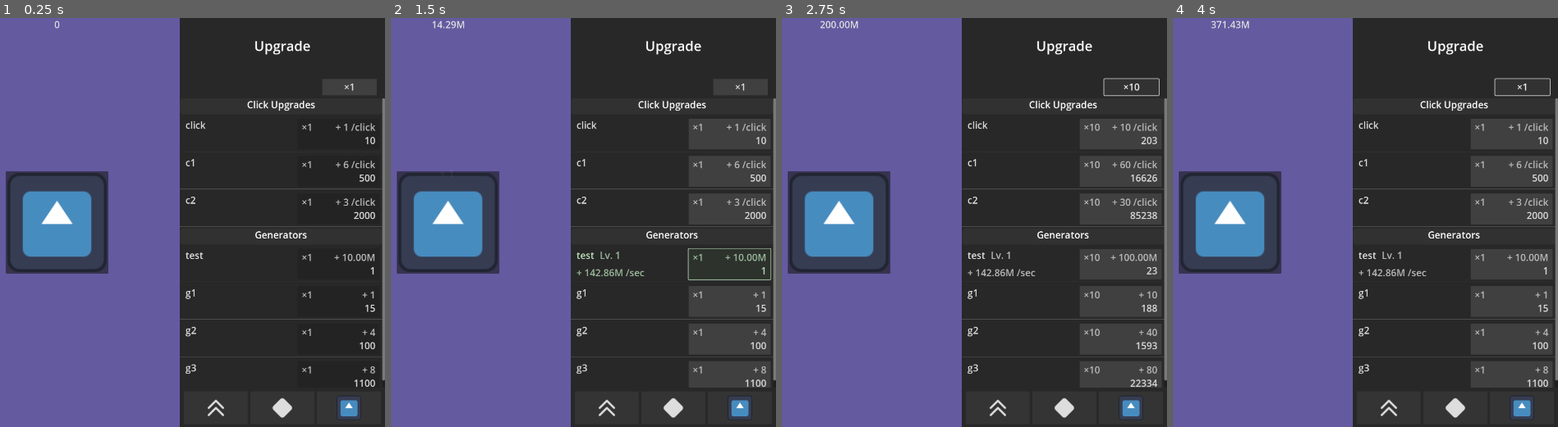
Above: before the commit, frames 1-4 (left to right).
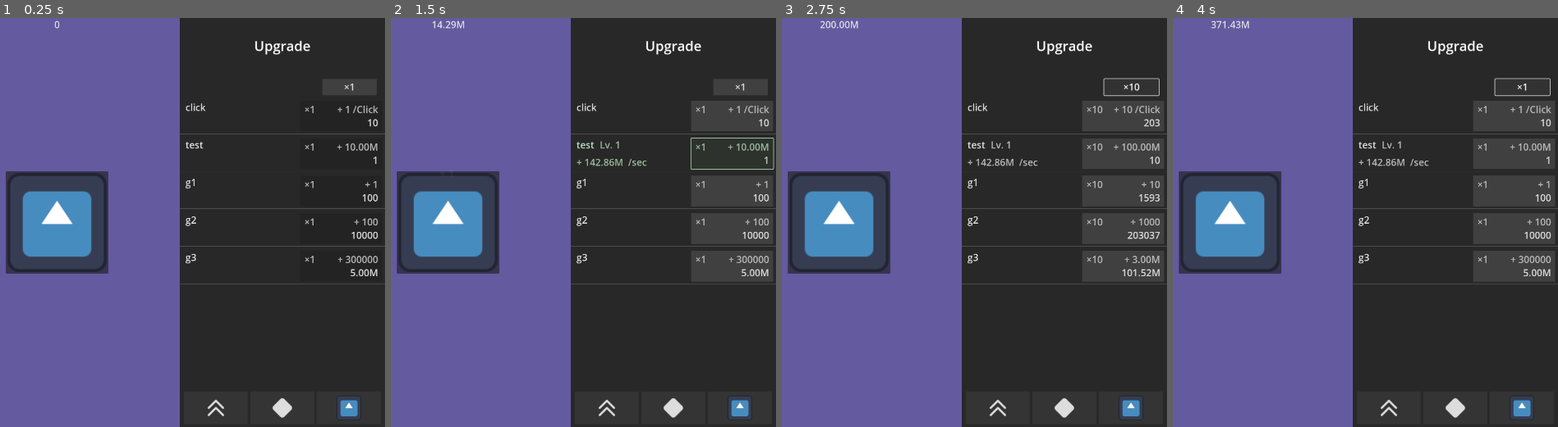
Above: after the commit, the same moments.

Repository: rwajm/godot-clicker
Game: Godot game, scene res://scenes/main.tscn
Same seed, same stepped clock (60 frames per second), same inputs: the game is played once before the commit and once after it. The engine's default icon, where the game draws it, is replaced by a stand-in: a white triangle on a blue panel in a dark square.
Inputs (mouse positions are in pixels of both pictures, inside the frame that each line leads up to; where the layout moved, square brackets give the same spot in the first picture):
- Up to frame 1 (0.25 s): no input
- Up to frame 2 (1.5 s): click (448, 222) at 0.5 s; click (733, 152) [729, 263] at 1.25 s
- Up to frame 3 (2.75 s): click "×1" at 2 s
- Up to frame 4 (4 s): click "×10" at 2.75 s; click "×100" at 3.5 s

The runs differ from the first frame. In frame 1, 3.4% of the frame differs, in the area x 46-100%, y 19-91%; in frame 2, 3.8%; in frame 3, 4.1%; in frame 4, 3.6%.

Commit message:
MineGenerator 클래스 책임 분리
mine_generator 클래스를
mine_item, mine_generator, mine_click 3개 클래스로 분리
mine_def.gd에서 click_upgrades 삭제, generators에 click 통합
def 파일 값 일부 수정

Diff:
--- a/scenes/sidemenu_generator.gd
+++ b/scenes/sidemenu_generator.gd
@@ -18,23 +18,8 @@
 
 	var upgrade_item_scene = preload("res://scenes/upgrade_item.tscn")
 
-	# 클릭 업그레이드
-	if not MineDefs.click_upgrades.is_empty():
-		_add_category_header("Click Upgrades")
-
-		var click_ids = MineDefs.click_upgrades.keys()
-		#click_ids.sort() #정렬(추후)
-
-		for upgrade_id in click_ids:
-			var upgrade_item = upgrade_item_scene.instantiate()
-			upgrade_container.add_child(upgrade_item)
-			upgrade_item.setup_upgrade(upgrade_id)
-			upgrade_item.set_purchase_quantity(purchase_quantity)
-
 	# 발전기
 	if not MineDefs.generators.is_empty():
-		_add_category_header("Generators")
-
 		var generator_ids = MineDefs.generators.keys()
 		#generator_ids.sort() #정렬(추후)
 
@@ -43,24 +28,6 @@
 			upgrade_container.add_child(upgrade_item)
 			upgrade_item.setup_upgrade(generator_id)
 			upgrade_item.set_purchase_quantity(purchase_quantity)
-
-func _add_category_header(title: String):
-	var header = Label.new()
-	header.text = title
-	header.horizontal_alignment = HORIZONTAL_ALIGNMENT_CENTER
-	header.add_theme_font_size_override("font_size", 28)
-	header.add_theme_color_override("font_color", Color.WHITE)
-	header.custom_minimum_size.y = 48
-
-	var style_box = StyleBoxFlat.new()
-	style_box.bg_color = Color(0.2, 0.2, 0.2, 0.8)
-	style_box.corner_radius_top_left = 8
-	style_box.corner_radius_top_right = 8
-	style_box.corner_radius_bottom_left = 8
-	style_box.corner_radius_bottom_right = 8
-	header.add_theme_stylebox_override("normal", style_box)
-
-	upgrade_container.add_child(header)
 
 func _on_quantity_selector_pressed():
 	current_quantity_index = (current_quantity_index + 1) % purchase_quantities.size()
--- /dev/null
+++ b/scripts/defs/mine_click.gd
@@ -0,0 +1,10 @@
+class_name MineClick
+extends MineItem
+
+func _init(id: String) -> void:
+	super(id)
+
+func trigger_click() -> float:
+	if level > 0:
+		return base_yield * level * current_yield_multiplier
+	return 0.0
--- a/scripts/defs/mine_def.gd
+++ b/scripts/defs/mine_def.gd
@@ -1,8 +1,8 @@
 class_name MineDefs
 extends RefCounted
 
-# 클릭 업그레이드 목록 (interval == 0 => 클릭 트리거)
-static var click_upgrades = {
+# 발전기 목록
+static var generators = {
 	"click": {
 		"name": "click",
 		"description": "click upgrade",
@@ -12,33 +12,11 @@
 		"yield_multiplier": 1.0,
 		"interval": 0.0
 	},
-	"c1": {
-		"name": "c1",
-		"description": "click upgrade 1",
-		"base_cost": 500.0,
-		"cost_multiplier": 1.25,
-		"yield": 5.0,
-		"yield_multiplier": 1.2,
-		"interval": 0.0
-	},
-	"c2": {
-		"name": "c2",
-		"description": "click upgrade 2",
-		"base_cost": 2000.0,
-		"cost_multiplier": 1.3,
-		"yield": 2.0,
-		"yield_multiplier": 1.5,
-		"interval": 0.0
-	}
-}
-
-# 발전기 목록
-static var generators = {
 	"test": {
 		"name": "test",
 		"description": "test generator",
 		"base_cost": 1.0,
-		"cost_multiplier": 1.15,
+		"cost_multiplier": 1.0,
 		"yield": 10000000.0,
 		"yield_multiplier": 1.0,
 		"interval": 0.07
@@ -46,28 +24,102 @@
 	"g1": {
 		"name": "g1",
 		"description": "generator 1",
-		"base_cost": 15.0,
-		"cost_multiplier": 1.05,
+		"base_cost": 100.0,
+		"cost_multiplier": 1.1,
 		"yield": 1.0,
 		"yield_multiplier": 1.0,
-		"interval": 1.0
+		"interval": 10.0
 	},
 	"g2": {
 		"name": "g2",
 		"description": "generator 2",
-		"base_cost": 100.0,
-		"cost_multiplier": 1.10,
-		"yield": 4.0,
+		"base_cost": 10000.0,
+		"cost_multiplier": 1.15,
+		"yield": 100.0,
 		"yield_multiplier": 1.0,
-		"interval": 0.5
+		"interval": 5.0
 	},
 	"g3": {
 		"name": "g3",
 		"description": "generator 3",
-		"base_cost": 1100.0,
+		"base_cost": 5000000.0,
 		"cost_multiplier": 1.15,
-		"yield": 8.0,
+		"yield": 300000.0,
 		"yield_multiplier": 1.0,
-		"interval": 0.25
+		"interval": 60.0
 	},
 }
+
+# 발전기 업그레이드 목록
+static var upgrades = {
+	"click_m": {
+		"name": "click_m",
+		"description": "x2 click yield multiplier",
+		"target_generator": "click",
+		"upgrade_type": "yield_multiplier",
+		"base_cost": 1000.0,
+		"cost_multiplier": 150,
+		"multiply_value": 5.0,
+		"max_level": 50,
+	},
+	"g1_m": {
+		"name": "g1_m",
+		"description": "x20 g1 yield multiplier",
+		"target_generator": "g1",
+		"upgrade_type": "yield_multiplier",
+		"base_cost": 1000.0,
+		"cost_multiplier": 1500,
+		"multiply_value": 5.0,
+		"max_level": 6,
+	},
+	"g1_i": {
+		"name": "g1_i",
+		"description": "x2 g1 speed",
+		"target_generator": "g1",
+		"upgrade_type": "interval",
+		"base_cost": 200.0,
+		"cost_multiplier": 150,
+		"multiply_value": 2.0,
+		"max_level": 10
+	},
+	"g2_m": {
+		"name": "g2_m",
+		"description": "x3 g2 yield multiplier",
+		"target_generator": "g2",
+		"upgrade_type": "yield_multiplier",
+		"base_cost": 80000.0,
+		"cost_multiplier": 200,
+		"multiply_value": 3.0,
+		"max_level": 15
+	},
+	"g2_i": {
+		"name": "g2_i",
+		"description": "x1.5 g2 speed",
+		"target_generator": "g2",
+		"upgrade_type": "interval",
+		"base_cost": 1500.0,
+		"cost_multiplier": 100,
+		"multiply_value": 1.5,
+		"max_level": 12,
+	},
+	"g3_m": {
+		"name": "g3_m",
+		"description": "x12 g3 yield multiplier",
+		"target_generator": "g3",
+		"upgrade_type": "yield_multiplier",
+		"base_cost": 5000.0,
+		"cost_multiplier": 400,
+		"multiply_value": 12.0,
+		"max_level": 5
+	},
+	"g3_i": {
+		"name": "g3_i",
+		"description": "x1.25 g3 speed",
+		"target_generator": "g3",
+		"upgrade_type": "interval",
+		"base_cost": 80000.0,
+		"cost_multiplier": 1000,
+		"multiply_value": 1.25,
+		"max_level": 30,
+	}
+}
--- a/scripts/defs/mine_generator.gd
+++ b/scripts/defs/mine_generator.gd
@@ -1,52 +1,27 @@
 class_name MineGenerator
-extends RefCounted
+extends MineItem
 
 const SHARED_TIMER_THRESHOLD: float = 0.1
 
-var item_id: String = ""
-var item_data: Dictionary = {}
-
-var level: int = 0
-var current_cost: float = 0.0
-
-var base_yield: float = 0.0
-var current_yield_multiplier: float = 1.0
 var interval: float = 0.0
 
 var _cached_yield_per_second: float = 0.0
 var _yield_cache_dirty: bool = true
 
 var timer: Timer = null
-var is_auto_generator: bool = false
 
 func _init(id: String) -> void:
-	item_id = id
-	_load_item_data()
-	_setup_initial_values()
+	super(id)
+	_setup_generator_values()
 	_setup_timer_if_needed()
 
-func _load_item_data() -> void:
-	if MineDefs.click_upgrades.has(item_id):
-		item_data = MineDefs.click_upgrades[item_id]
-	elif MineDefs.generators.has(item_id):
-		item_data = MineDefs.generators[item_id]
-	else:
-		push_error("Item ID not found: " + item_id)
-		item_data = {}
-
-func _setup_initial_values() -> void:
+func _setup_generator_values() -> void:
 	if item_data.is_empty():
 		return
-
-	base_yield = item_data.get("yield")
-	current_yield_multiplier = item_data.get("yield_multiplier")
 	interval = item_data.get("interval")
-	current_cost = item_data.get("base_cost")
-
-	is_auto_generator = interval > 0.0
 
 func _setup_timer_if_needed() -> void:
-	if is_auto_generator and interval > SHARED_TIMER_THRESHOLD:
+	if interval > SHARED_TIMER_THRESHOLD:
 		_create_individual_timer()
 
 func _create_individual_timer() -> void:
@@ -55,82 +30,30 @@
 	timer.autostart = false
 	timer.timeout.connect(_on_timer_tick)
 
-func get_name() -> String:
-	return item_data.get("name", "Unknown Item")
-
-func get_description() -> String:
-	return item_data.get("description", "No description available")
-
-func get_cost() -> float:
-	return current_cost
-
-func get_level() -> int:
-	return level
-
-func get_x1_yield() -> float:
-	return base_yield * current_yield_multiplier
-
-func get_current_yield() -> float:
-	if level == 0:
-		return 0.0
-	return base_yield * level * current_yield_multiplier
-
 func get_yield_per_second() -> float:
 	if _yield_cache_dirty:
 		_update_yield_cache()
 	return _cached_yield_per_second
 
 func _update_yield_cache() -> void:
-	if not is_auto_generator or interval <= 0.0 or level == 0:
+	if interval <= 0.0 or level == 0:
 		_cached_yield_per_second = 0.0
 	else:
 		_cached_yield_per_second = (base_yield * level * current_yield_multiplier) / interval
-		_yield_cache_dirty = false
+	_yield_cache_dirty = false
 
 func apply_purchase(quantity: int) -> void:
-	if quantity < 1:
-		return
-
-	level += quantity
-
-	_update_cost()
+	super.apply_purchase(quantity)
 	_yield_cache_dirty = true
 	start_generator()
 
-func calculate_total_cost(quantity: int) -> float:
-	if quantity <= 0 or item_data.is_empty():
-		return 0.0
-
-	var base_cost: float = item_data.get("base_cost")
-	var cost_multiplier: float = item_data.get("cost_multiplier")
-	var current_level_cost = base_cost * pow(cost_multiplier, level)
-
-	if cost_multiplier == 1.0:
-		return current_level_cost * quantity
-
-	# a * (r^n - 1) / (r - 1)
-	return current_level_cost * (pow(cost_multiplier, quantity) - 1) / (cost_multiplier - 1)
-
-func _update_cost() -> void:
-	if item_data.is_empty():
-		return
-
-	var base_cost: float = item_data.get("base_cost")
-	var cost_multiplier: float = item_data.get("cost_multiplier")
-	current_cost = base_cost * pow(cost_multiplier, level)
-
 func start_generator() -> void:
-	if is_auto_generator and level > 0 and timer and timer.is_stopped():
+	if level > 0 and timer and timer.is_stopped():
 		timer.start()
 
 func stop_generator() -> void:
 	if timer and not timer.is_stopped():
 		timer.stop()
-
-func trigger_click() -> float:
-	if is_auto_generator or level == 0:
-		return 0.0
-	return base_yield * level * current_yield_multiplier
 
 func _on_timer_tick() -> void:
 	if level == 0:
@@ -139,17 +62,9 @@
 	var generated_amount: float = base_yield * level * current_yield_multiplier
 	EventBus.mine_resource_generated.emit(generated_amount)
 
-func get_save_data() -> Dictionary:
-	return {
-		"item_id": item_id,
-		"level": level,
-		"current_yield_multiplier": current_yield_multiplier
-	}
+func load_save_data(data: Dictionary) -> void:
+	super.load_save_data(data)
+	_yield_cache_dirty = true
 
-func load_save_data(data: Dictionary) -> void:
-	level = data.get("level", 0)
-	current_yield_multiplier = data.get("current_yield_multiplier", 1.0)
-	_update_cost()
-
-	if is_auto_generator and level > 0 and timer:
+	if level > 0 and timer:
 		timer.start()
--- /dev/null
+++ b/scripts/defs/mine_item.gd
@@ -0,0 +1,92 @@
+class_name MineItem
+extends RefCounted
+
+var item_id: String = ""
+var item_data: Dictionary = {}
+
+var level: int = 0
+var current_cost: float = 0.0
+
+var base_yield: float = 0.0
+var current_yield_multiplier: float = 1.0
+
+func _init(id: String) -> void:
+	item_id = id
+	_load_item_data()
+	_setup_initial_values()
+
+func _load_item_data() -> void:
+	if MineDefs.generators.has(item_id):
+		item_data = MineDefs.generators[item_id]
+	else:
+		push_error("Item ID not found: " + item_id)
+		item_data = {}
+
+func _setup_initial_values() -> void:
+	if item_data.is_empty():
+		return
+
+	base_yield = item_data.get("yield")
+	current_yield_multiplier = item_data.get("yield_multiplier")
+	current_cost = item_data.get("base_cost")
+
+func get_name() -> String:
+	return item_data.get("name", "Unknown Item")
+
+func get_description() -> String:
+	return item_data.get("description", "No description available")
+
+func get_cost() -> float:
+	return current_cost
+
+func get_level() -> int:
+	return level
+
+func get_x1_yield() -> float:
+	return base_yield * current_yield_multiplier
+
+func get_current_yield() -> float:
+	if level == 0:
+		return 0.0
+	return base_yield * level * current_yield_multiplier
+
+func apply_purchase(quantity: int) -> void:
+	if quantity < 1:
+		return
+
+	level += quantity
+	_update_cost()
+
+func calculate_total_cost(quantity: int) -> float:
+	if quantity <= 0 or item_data.is_empty():
+		return 0.0
+
+	var base_cost: float = item_data.get("base_cost")
+	var cost_multiplier: float = item_data.get("cost_multiplier")
+	var current_level_cost = base_cost * pow(cost_multiplier, level)
+
+	if cost_multiplier == 1.0:
+		return current_level_cost * quantity
+
+	# a * (r^n - 1) / (r - 1)
+	return current_level_cost * (pow(cost_multiplier, quantity) - 1) / (cost_multiplier - 1)
+
+func _update_cost() -> void:
+	if item_data.is_empty():
+		return
+
+	var base_cost: float = item_data.get("base_cost")
+	var cost_multiplier: float = item_data.get("cost_multiplier")
+	current_cost = base_cost * pow(cost_multiplier, level)
+
+func get_save_data() -> Dictionary:
+	return {
+		"item_id": item_id,
+		"level": level,
+		"current_yield_multiplier": current_yield_multiplier
+	}
+
+func load_save_data(data: Dictionary) -> void:
+	level = data.get("level", 0)
+	current_yield_multiplier = data.get("current_yield_multiplier", 1.0)
+	_update_cost()
--- a/scripts/managers/mine_manager.gd
+++ b/scripts/managers/mine_manager.gd
@@ -1,6 +1,9 @@
 extends Node
 
 var mine_items: Dictionary = {}
+
+var generators: Dictionary = {}
+var click: MineClick = null
 
 var base_click_power: float = 1.0
 var click_multiplier: float = 1.0
@@ -17,22 +20,24 @@
 	_setup_shared_timer()
 
 func _initialize_mine_items():
-	for upgrade_id in MineDefs.click_upgrades.keys():
-		var generator = MineGenerator.new(upgrade_id)
-		mine_items[upgrade_id] = generator
-		if generator.timer:
-			add_child(generator.timer)
+	for item_id in MineDefs.generators.keys():
+		var item_data = MineDefs.generators[item_id]
+		var interval = item_data.get("interval", 0.0)
 
-	for generator_id in MineDefs.generators.keys():
-		var generator = MineGenerator.new(generator_id)
-		mine_items[generator_id] = generator
+		if interval > 0.0:
+			var generator = MineGenerator.new(item_id)
+			mine_items[item_id] = generator
+			generators[item_id] = generator
 
-		if generator.is_auto_generator:
 			if generator.interval <= 0.1:
 				fast_generators.append(generator)
 			else:
 				if generator.timer:
 					add_child(generator.timer)
+		else:
+			var click_item = MineClick.new("click")
+			mine_items["click"] = click_item
+			click = click_item
 
 func _connect_signals():
 	EventBus.mine_resource_generated.connect(_on_resource_generated)
@@ -72,7 +77,7 @@
 		return false
 
 	item.apply_purchase(quantity)
-	if item.is_auto_generator:
+	if generators.has(item_id):
 		EventBus.mine_generator_purchased.emit(item_id, item.level)
 	else:
 		EventBus.mine_upgrade_purchased.emit(item_id, item.level)
@@ -88,60 +93,41 @@
 		return mine_items[item_id].get_level()
 	return 0
 
-func get_item_yield_per_second(item_id: String) -> float:
-	if mine_items.has(item_id):
-		return mine_items[item_id].get_yield_per_second()
+func get_item_yield_per_second(generator_id: String) -> float:
+	if generators.has(generator_id):
+		return generators[generator_id].get_yield_per_second()
 	return 0.0
 
 func get_income() -> float:
 	var total = 0.0
-	for generator_id in MineDefs.generators.keys():
-		if mine_items.has(generator_id):
-			total += mine_items[generator_id].get_yield_per_second()
+	for generator in generators.values():
+		total += generator.get_yield_per_second()
 	return total
 
 func process_mine_click() -> float:
 	var total_generated = base_click_power
-	for upgrade_id in MineDefs.click_upgrades.keys():
-		if mine_items.has(upgrade_id):
-			var click_yield = mine_items[upgrade_id].trigger_click()
-			total_generated += click_yield
-
+	if click:
+		total_generated += click.trigger_click()
 	var final_amount = total_generated * click_multiplier
 
 	EventBus.mine_clicked.emit(final_amount)
 	EventBus.mine_resource_generated.emit(final_amount)
-
 	return final_amount
 
-func get_item(item_id: String) -> MineGenerator:
+func get_item(item_id: String) -> MineItem:
 	return mine_items.get(item_id, null)
-
-func get_all_click_upgrades() -> Array:
-	var upgrades = []
-	for upgrade_id in MineDefs.click_upgrades.keys():
-		if mine_items.has(upgrade_id):
-			upgrades.append(mine_items[upgrade_id])
-	return upgrades
-
-func get_all_generators() -> Array:
-	var generators = []
-	for generator_id in MineDefs.generators.keys():
-		if mine_items.has(generator_id):
-			generators.append(mine_items[generator_id])
-	return generators
 
 func stop_all_generators():
 	for generator_id in MineDefs.generators.keys():
-		if mine_items.has(generator_id):
-			mine_items[generator_id].stop_generator()
+		if generators.has(generator_id):
+			generators[generator_id].stop_generator()
 	if shared_timer:
 		shared_timer.stop()
 
 func start_all_generators():
 	for generator_id in MineDefs.generators.keys():
-		if mine_items.has(generator_id):
-			mine_items[generator_id].start_generator()
+		if generators.has(generator_id):
+			generators[generator_id].start_generator()
 	if shared_timer:
 		shared_timer.start()
 
@@ -168,12 +154,20 @@
 	print("=== Mine Items Status ===")
 	for item_id in mine_items.keys():
 		var item = mine_items[item_id]
-		print("%s: Level=%d, Cost=%.2f, Yield/sec=%.2f" % [
-			item_id,
-			item.get_level(),
-			item.get_cost(),
-			item.get_yield_per_second()
-		])
+		if item is MineClick:
+			print("%s: Level=%d, Cost=%.2f, Yield=%.2f" % [
+				item_id,
+				item.get_level(),
+				item.get_cost(),
+				item.get_current_yield()
+			])
+		else:
+			print("%s: Level=%d, Cost=%.2f, Yield/sec=%.2f" % [
+				item_id,
+				item.get_level(),
+				item.get_cost(),
+				item.get_yield_per_second()
+			])
 
 func debug_add_money(amount: float):
 	GameData.add_money(amount)
--- a/scripts/ui/upgrade_item.gd
+++ b/scripts/ui/upgrade_item.gd
@@ -44,8 +44,8 @@
 	level_label.text = "Lv. %d" % item.get_level() if item.get_level() > 0 else ""
 
 	if item.get_level() > 0:
-		var current_yield = item.get_yield_per_second() if item.is_auto_generator else item.get_current_yield()
-		var suffix = "/sec" if item.is_auto_generator else "/click"
+		var current_yield = item.get_current_yield() if item is MineClick else item.get_yield_per_second()
+		var suffix = " /Click" if item is MineClick else " /sec"
 		generate_label.text = "+ %s %s" % [Utils.format_number(current_yield), suffix]
 	else:
 		generate_label.text = ""
@@ -56,7 +56,7 @@
 	quantity_label.text = "×%d" % purchase_quantity
 
 	var yield_increase = item.get_x1_yield() * purchase_quantity
-	var suffix = "" if item.is_auto_generator else " /click"
+	var suffix = " /Click" if item is MineClick else ""
 	generate_increase_label.text = "+ %s%s" % [Utils.format_number(yield_increase), suffix]
 
 	upgrade_button.disabled = !GameData.can_afford(cost)
